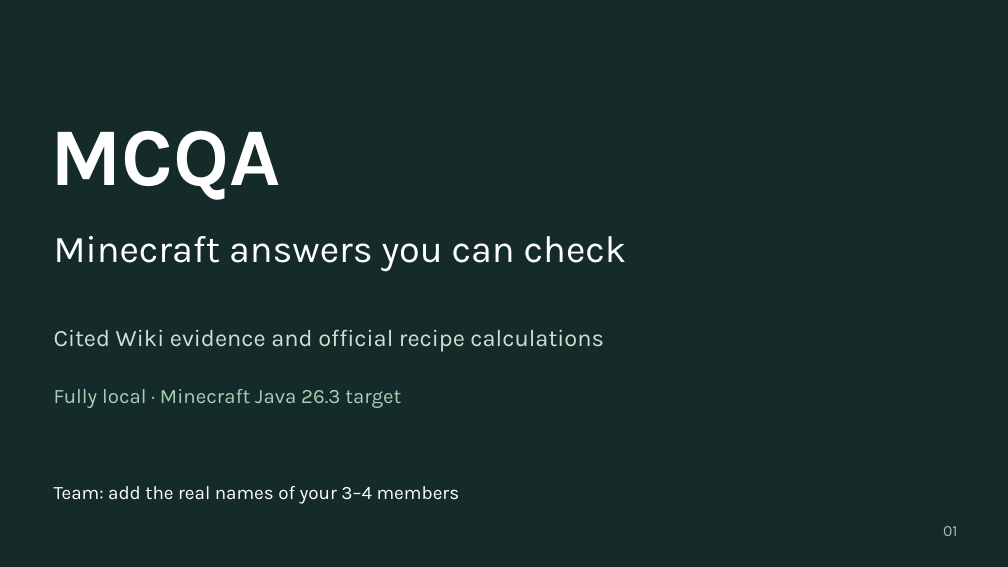
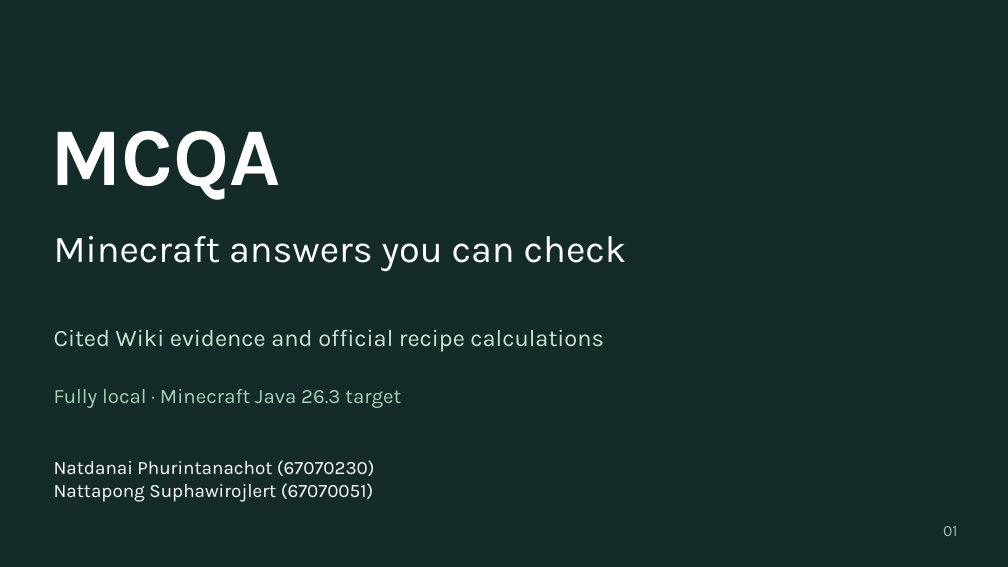
Before and after one commit to NDN-P/NLPDLxMC, a slide deck: slide 1 of presentation/MCQA_pitch_ready.pptx. Drawn at 1008x567 pixels with LibreOffice and Linux fonts; fonts in the diff are those of the drawing. Boxes give left, top, right and bottom in pixels: in the first picture for what was removed or moved away, otherwise in the second. Text is boxed around its words. In the diff, an @@ line names an element or a change of style, - is before the commit and + after.

```diff
--- a/presentation/MCQA_pitch_ready.pptx
+++ b/presentation/MCQA_pitch_ready.pptx
@@ text at box(54, 460, 375, 502): text changed @@
-Team: add the real names of your 3–4 members
+Natdanai Phurintanachot (67070230)
+Nattapong Suphawirojlert (67070051)
```
Also in this commit, not shown: 9 other files.
